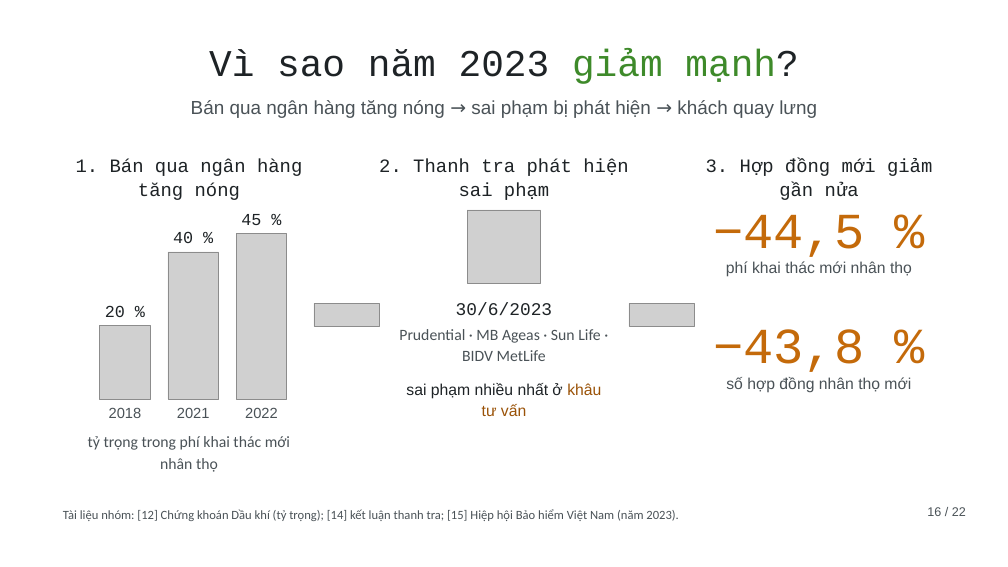
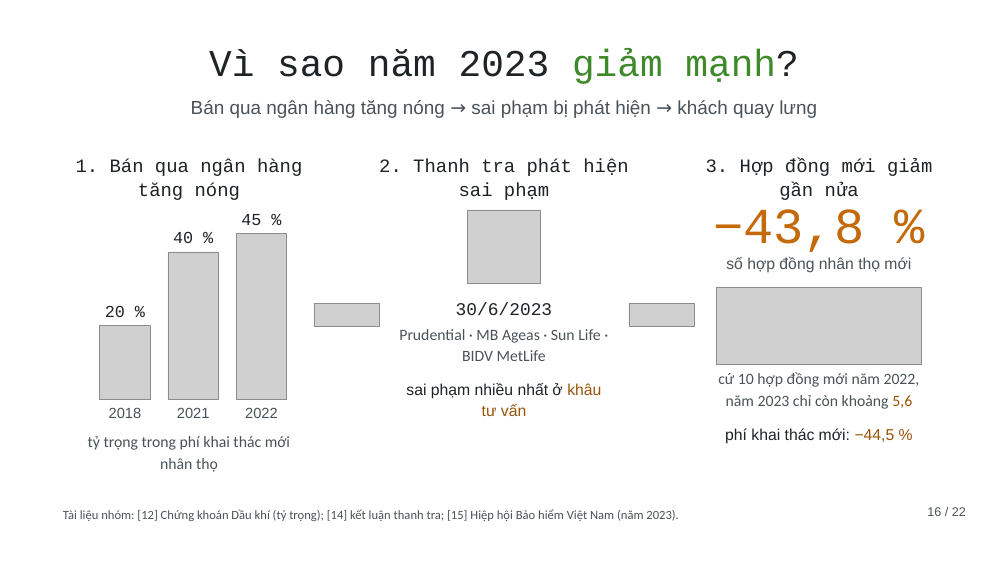
Before and after one commit to tranquanghaofake-dotcom/Law, a slide deck: slide 16 of docs/bai/hd-bao-hiem-nhom2/hop-dong-bao-hiem-nhom2.pptx. Drawn at 1008x567 pixels with LibreOffice and Linux fonts; fonts in the diff are those of the drawing; grey boxes stand for pictures; background and template pictures are left out. Boxes give left, top, right and bottom in pixels: in the first picture for what was removed or moved away, otherwise in the second. Text is boxed around its words. In the diff, an @@ line names an element or a change of style, - is before the commit and + after.

```diff
--- a/docs/bai/hd-bao-hiem-nhom2/hop-dong-bao-hiem-nhom2.pptx
+++ b/docs/bai/hd-bao-hiem-nhom2/hop-dong-bao-hiem-nhom2.pptx
@@ text "−43,8 %" moved from (x1=713, y1=329, x2=864, y2=378) to (x1=713, y1=209, x2=864, y2=258) @@
@@ text removed at (x1=713, y1=214, x2=864, y2=262) @@
-−44,5 %
@@ text at (x1=726, y1=257, x2=911, y2=273): text changed @@
-phí khai thác mới nhân thọ
+số hợp đồng nhân thọ mới
@@ picture added at (x1=716, y1=288, x2=922, y2=364) @@
@@ text at (x1=718, y1=372, x2=920, y2=409): text changed; font Arial to Calibri @@
-số hợp đồng nhân thọ mới
+cứ 10 hợp đồng mới năm 2022,
+năm 2023 chỉ còn khoảng 5,6
@@ text added at (x1=725, y1=428, x2=895, y2=444), 15 pt, text #1E2326 @@
+phí khai thác mới: −44,5 %
```
Also in this commit, not shown: 1 other slide changed, 56 other files.
